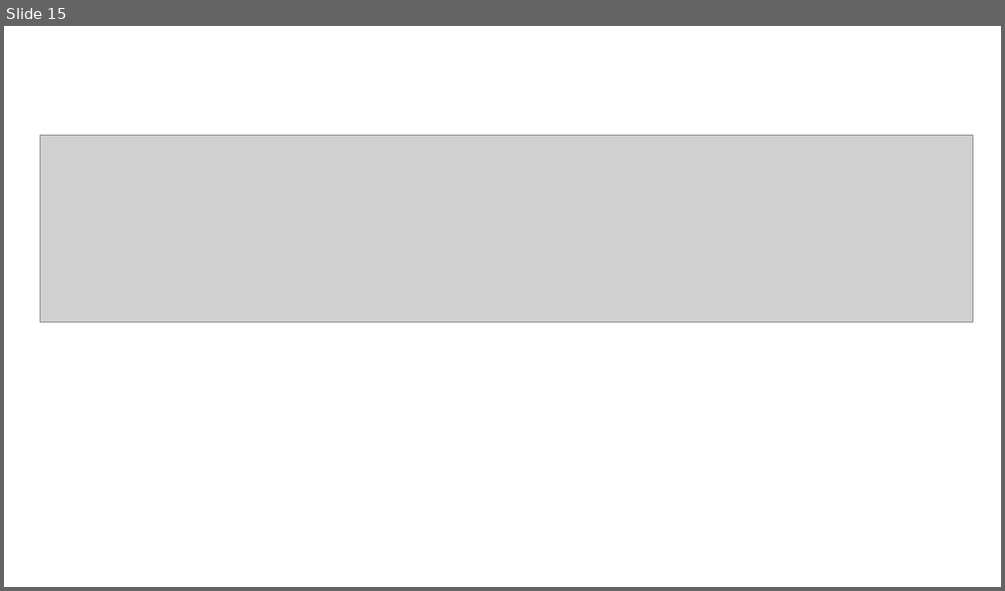
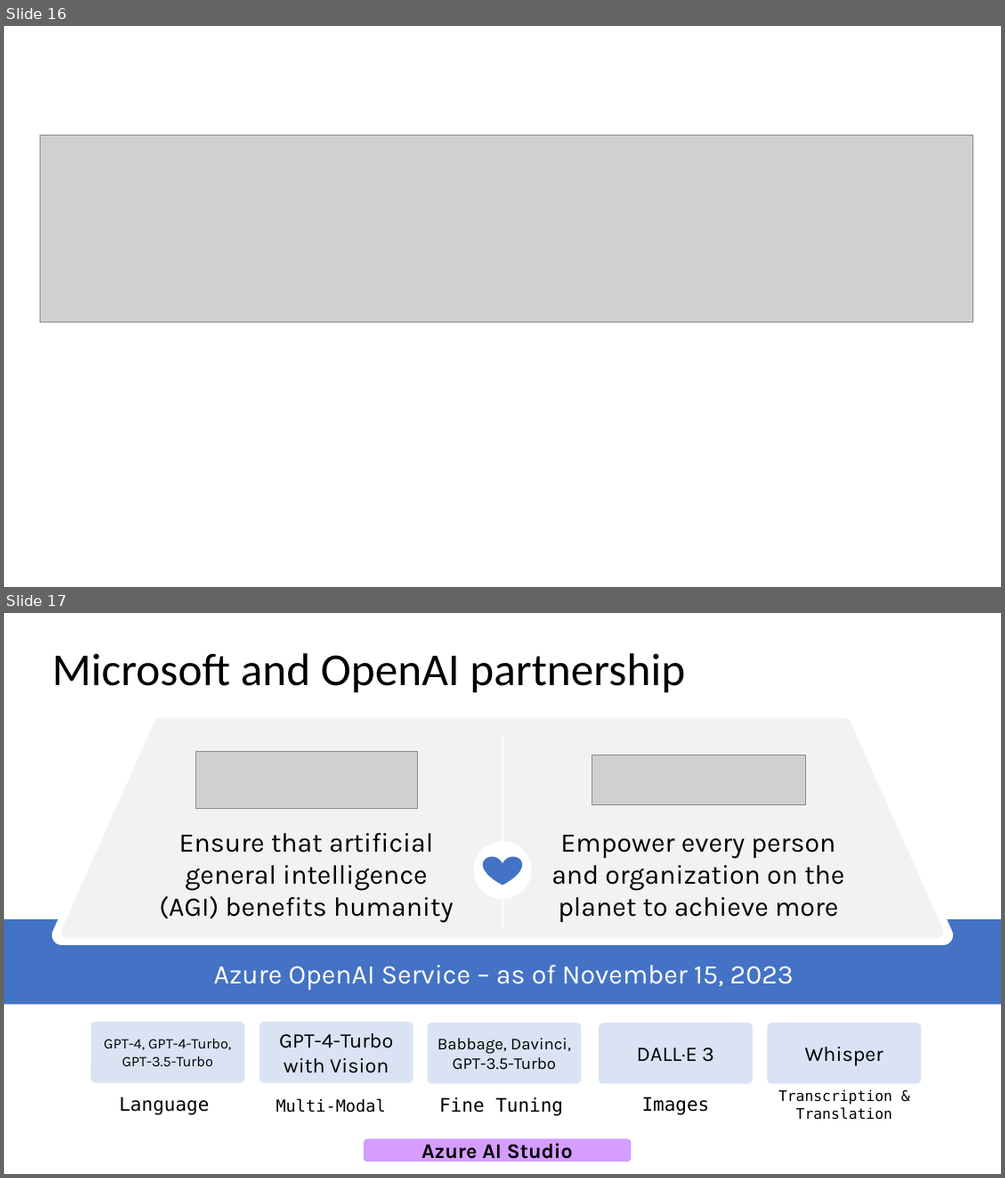
Before and after one commit to DavidGiard/Presentation-Slides, a slide deck: ChatGPT/ChatGPT.pptx. Shown one above the other, each under a label of ours: slide 15 before the commit, slides 16 and 17 after it. The pictures are 1005x591 and 1005x1178 pixels, drawn with LibreOffice and Linux fonts; fonts in the diff are those of the drawing; grey boxes stand for pictures. Boxes give left, top, right and bottom in pixels: in the first picture for what was removed or moved away, otherwise in the second. Text is boxed around its words. In the diff, an @@ line names an element or a change of style, - is before the commit and + after.

```diff
--- a/ChatGPT/ChatGPT.pptx
+++ b/ChatGPT/ChatGPT.pptx
@@ slide 17 added at bbox=[4, 613, 1001, 1174], background #FFFFFF @@
@@ title added at bbox=[52, 653, 685, 693], 44 pt, text #000000 @@
+Microsoft and OpenAI partnership
@@ freeform shape added at bbox=[52, 711, 953, 945], fill #FFFFFF @@
@@ freeform shape added at bbox=[61, 718, 943, 938], fill #F2F2F2 @@
@@ line added from (502, 738) to (502, 926), #FFFFFF 2 pt @@
@@ picture added at bbox=[196, 751, 418, 808] @@
@@ picture added at bbox=[591, 755, 805, 804] @@
@@ text added at bbox=[159, 833, 453, 923], 26 pt, text #000000 @@
+Ensure that artificial general intelligence (AGI) benefits humanity
@@ ellipse added at bbox=[474, 841, 532, 899], fill #FFFFFF @@
@@ text added at bbox=[551, 835, 844, 922], 26 pt, text #000000 @@
+Empower every person and organization on the planet to achieve more
@@ heart added at bbox=[483, 856, 522, 885], fill #4472C4 @@
@@ rectangle added at bbox=[4, 919, 1001, 1004], fill #4472C4 @@
@@ text added at bbox=[214, 965, 793, 989], 26 pt, text #FFFFFF @@
+Azure OpenAI Service – as of November 15, 2023
@@ rounded rectangle added at bbox=[90, 1022, 245, 1083], fill #DAE3F3, 14 pt, text #000000 @@
+GPT-4, GPT-4-Turbo, GPT-3.5-Turbo
@@ rounded rectangle added at bbox=[259, 1022, 413, 1083], fill #DAE3F3, 20 pt, text #000000 @@
+GPT-4-Turbo with Vision
@@ rounded rectangle added at bbox=[428, 1022, 582, 1084], fill #DAE3F3, 16 pt, text #000000 @@
+Babbage, Davinci, GPT-3.5-Turbo
@@ rounded rectangle added at bbox=[599, 1022, 752, 1084], fill #DAE3F3, 20 pt, text #000000 @@
+DALL·E 3
@@ rounded rectangle added at bbox=[768, 1022, 922, 1084], fill #DAE3F3, 20 pt, text #000000 @@
+Whisper
@@ text added at bbox=[778, 1089, 892, 1119], 14 pt, text #000000 @@
+Transcription & Translation
@@ text added at bbox=[119, 1096, 209, 1115], 18 pt, text #000000 @@
+Language
@@ text added at bbox=[276, 1098, 386, 1112], 16 pt, text #000000 @@
+Multi-Modal
@@ text added at bbox=[439, 1097, 563, 1116], 18 pt, text #000000 @@
+Fine Tuning
@@ text added at bbox=[642, 1096, 710, 1115], 18 pt, text #000000 @@
+Images
@@ rounded rectangle added at bbox=[364, 1139, 631, 1162], fill #D59DFF, 20 pt, text #000000, bold @@
+Azure AI Studio
@@ what was slide 15 is now slide 16 @@
```
Also in this commit, not shown: 1 other slide added.
